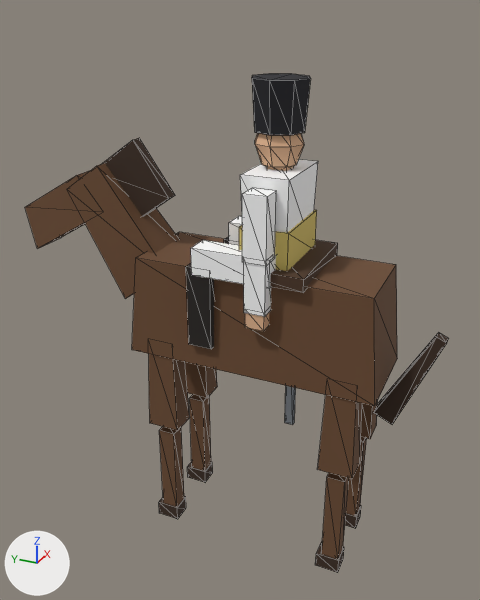
What one commit did to the glTF model game/assets/models/cavalry_c19_hussar_lod0.glb.
The view is the same before and after, from a 50 mm camera at (-2.72, -1.08, 2.69) aimed at (0.05, 0.17, 1.3). Every picture has the same lights, and +X, +Y and +Z are marked at lower left. The first picture is the older version. Mesh edges are drawn as thin lines. Vertices at exactly the same position are counted once.

Objects in the first picture: 'c19_hussar_lod0_static'.
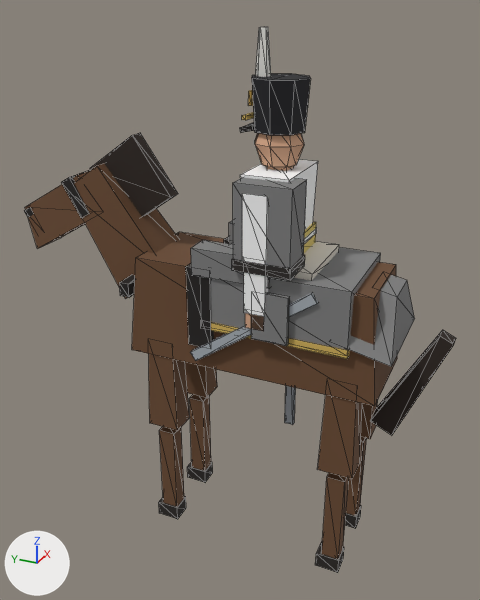
Location of each change, [x1, y1, x2, y2] in pixels of the pictures (480 x 600 px; the box of a moved part takes in the faces that stretch with it):
'c19_hussar_lod0_static', reshaped (9% taller): before [25, 74, 449, 573]; after [25, 27, 456, 573]
part 1 of me_c19_hussar_lod0_001, moved or reshaped: before [102, 138, 175, 216]; after [90, 133, 178, 217]
part 2 of me_c19_hussar_lod0_001, moved or reshaped: before [374, 332, 449, 425]; after [370, 330, 456, 435]
part 3 of me_c19_hussar_lod0_001, added: after [210, 243, 381, 350]
part 4 of me_c19_hussar_lod0_001, added: after [293, 242, 339, 281]
part 5 of me_c19_hussar_lod0_001, added: after [211, 322, 350, 359]
part 6 of me_c19_hussar_lod0_001, added: after [119, 275, 135, 298]
part 7 of me_c19_hussar_lod0_001, added: after [251, 293, 290, 346]
part 8 of me_c19_hussar_lod0_001, added (mostly hidden): after [304, 222, 316, 253]
part 9 of me_c19_hussar_lod0_001, added: after [233, 177, 307, 268]
part 10 of me_c19_hussar_lod0_001, added: after [232, 255, 305, 280]
part 11 of me_c19_hussar_lod0_001, added (mostly hidden): after [304, 228, 317, 244]
part 12 of me_c19_hussar_lod0_001, added: after [256, 27, 271, 77]
part 13 of me_c19_hussar_lod0_001, moved or reshaped: before [239, 210, 317, 271]; after [240, 122, 255, 132]
part 14 of me_c19_hussar_lod0_001, added: after [248, 90, 253, 106]
part 15 of me_c19_hussar_lod0_001, deleted (brown): before [270, 240, 338, 293]
part 16 of me_c19_hussar_lod0_001, added: after [190, 275, 415, 367]
part 17 of me_c19_hussar_lod0_001, added: after [25, 170, 90, 218]
part 18 of me_c19_hussar_lod0_001, added: after [242, 112, 254, 120]
part 19 of me_c19_hussar_lod0_001, recoloured: [160, 133, 357, 572] in both

The change, as a list of edits to the scene's bpy script:
```text
Change me_c19_hussar_lod0_001:
    used by ob_c19_hussar_lod0_static; location = (0.0, 0.0, 0.0)
    remove me_c19_hussar_lod0_001.from_pydata(...)  # 306 vertices, 472 faces; spans x -0.29..0.3, y -0.85..1.36, z 0.01..2.38
    add me_c19_hussar_lod0_001.from_pydata(...)  # 452 vertices, 692 faces; spans x -0.29..0.3, y -0.88..1.36, z 0.01..2.57
    me_c19_hussar_lod0_001 part 1: the loose piece of 8 vertices spanning x -0.03..0.03, y 0.51..0.93, z 1.63..2.07 is scaled about its middle by (1.17, 1.07, 1.06), then moved by (0.0, 0.0, 0.01)
    me_c19_hussar_lod0_001 part 2: the loose piece of 8 vertices spanning x -0.05..0.05, y -0.85..-0.57, z 0.85..1.34 is scaled about its middle by (1.22, 1.13, 1.12), then moved by (0.0, -0.01, -0.02)
    me_c19_hussar_lod0_001 part 3: a new loose piece, a box spanning x -0.25..0.25, y -0.47..0.23, z 1.28..1.58, in mat_vertexcolour
    me_c19_hussar_lod0_001 part 4: a new loose piece, a box spanning x -0.2..0.2, y -0.28..0.18, z 1.55..1.61, in mat_vertexcolour
    me_c19_hussar_lod0_001 part 5: a new loose piece, a box spanning x -0.253..0.253, y -0.473..0.233, z 1.27..1.31, in mat_vertexcolour
    me_c19_hussar_lod0_001 part 6: a new loose piece, a box spanning x -0.235..0.235, y 0.635..0.685, z 1.345..1.415, in mat_vertexcolour
    me_c19_hussar_lod0_001 part 7: a new loose piece, a box spanning x -0.28..-0.26, y -0.205..-0.035, z 1.285..1.515, in mat_vertexcolour
    me_c19_hussar_lod0_001 part 8: a new loose piece, a box spanning x -0.19..0.19, y -0.17..0.06, z 1.59..1.71, in mat_vertexcolour
    me_c19_hussar_lod0_001 part 9: a new loose piece, a box spanning x -0.28..-0.12, y -0.21..0.05, z 1.63..1.99, in mat_vertexcolour
    me_c19_hussar_lod0_001 part 10: a new loose piece, a box spanning x -0.29..-0.11, y -0.215..0.055, z 1.605..1.655, in mat_vertexcolour
    me_c19_hussar_lod0_001 part 11: a new loose piece, a box spanning x -0.195..0.195, y -0.168..0.067, z 1.657..1.683, in mat_vertexcolour
    me_c19_hussar_lod0_001 part 12: a new loose piece, a 5-sided cut cone along z (radius 0.035 at the low end, 0.02 at the high end) spanning x -0.033..0.033, y 0.012..0.075, z 2.37..2.57, in mat_vertexcolour
    me_c19_hussar_lod0_001 part 13: the loose piece of 8 vertices spanning x -0.19..0.19, y -0.17..0.06, z 1.57..1.77 is scaled about its middle by (0.421, 0.255, 0.0978), then moved by (0.0, 0.13, 0.5)
    me_c19_hussar_lod0_001 part 14: a new loose piece, a box spanning x -0.03..0.03, y 0.077..0.093, z 2.26..2.32, in mat_vertexcolour
    me_c19_hussar_lod0_001 part 15: the loose piece of 8 vertices spanning x -0.25..0.25, y -0.26..0.16, z 1.54..1.6 is deleted
    me_c19_hussar_lod0_001 part 16: 16 vertices added at x -0.26..0.25, y -0.66..0.29, z 1.09..1.55
    me_c19_hussar_lod0_001 part 17: 16 vertices added at x -0.11..0.11, y 0.92..1.36, z 1.52..1.87
    me_c19_hussar_lod0_001 part 18: 8 vertices added at x -0.1..0.1, y 0.06..0.09, z 2.21..2.23
    me_c19_hussar_lod0_001 part 19: 180 kept faces spanning x -0.28..0.3, y -0.5..0.55, z 0.01..2.24 get new vertex colours
    other edits to the shape of me_c19_hussar_lod0_001 do not show in these pictures
```
